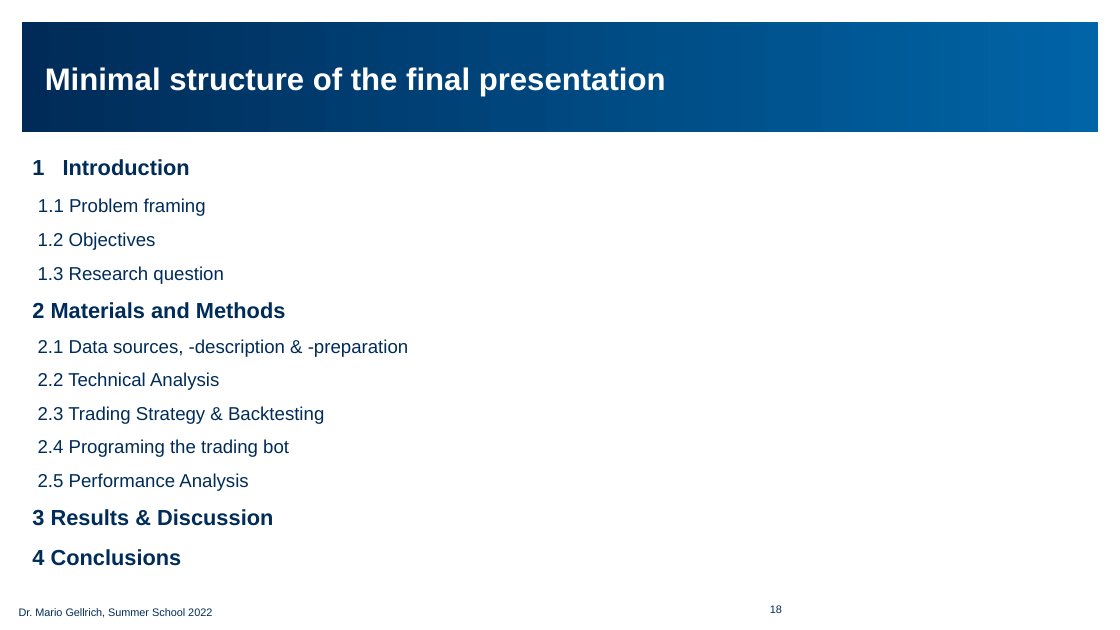
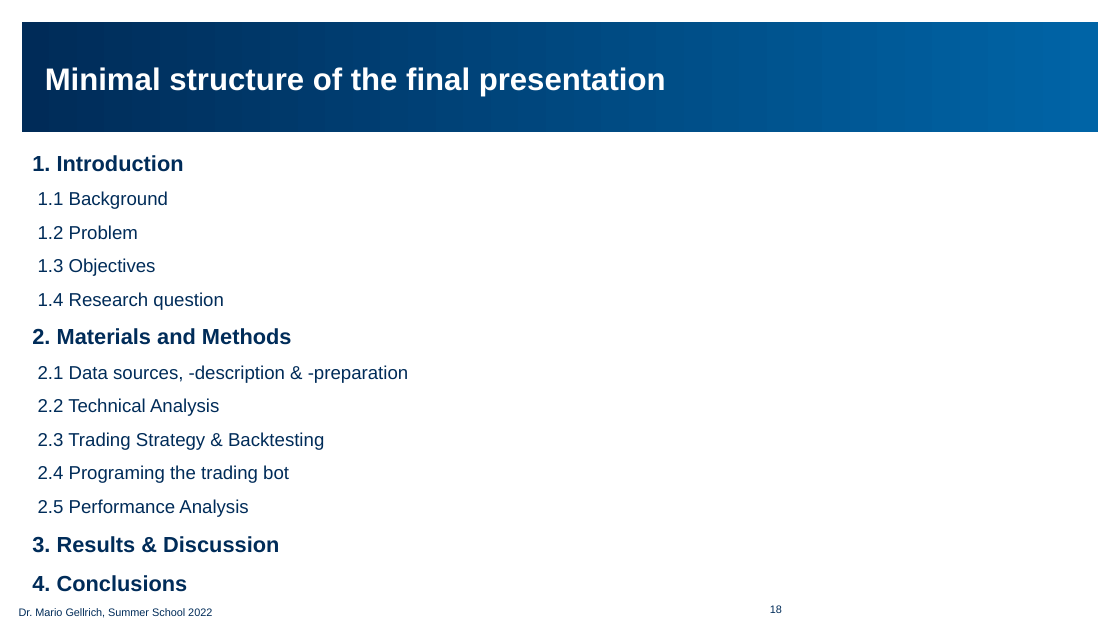
Before and after one commit to simschwab/summer_school_FS2022, a slide deck: slide 18 of Automated_Crypotocurrency_Trading/Slides_Cryptotrading_EN.pptx. Drawn at 1120x630 pixels with LibreOffice and Linux fonts; fonts in the diff are those of the drawing; background and template pictures are left out. Boxes give left, top, right and bottom in pixels: in the first picture for what was removed or moved away, otherwise in the second. Text is boxed around its words. In the diff, an @@ line names an element or a change of style, - is before the commit and + after.

```diff
--- a/Automated_Crypotocurrency_Trading/Slides_Cryptotrading_EN.pptx
+++ b/Automated_Crypotocurrency_Trading/Slides_Cryptotrading_EN.pptx
@@ text at (x1=32, y1=155, x2=292, y2=345): text changed @@
-1 Introduction
-1.1 Problem framing
-1.2 Objectives
-1.3 Research question
-2 Materials and Methods
+1. Introduction
+1.1 Background
+1.2 Problem
+1.3 Objectives
+1.4 Research question
+2. Materials and Methods
@@ text at (x1=32, y1=536, x2=279, y2=592): text changed @@
-3 Results & Discussion
-4 Conclusions
+3. Results & Discussion
+4. Conclusions
```
Also in this commit, not shown: 3 other slides changed, 1 other file.
